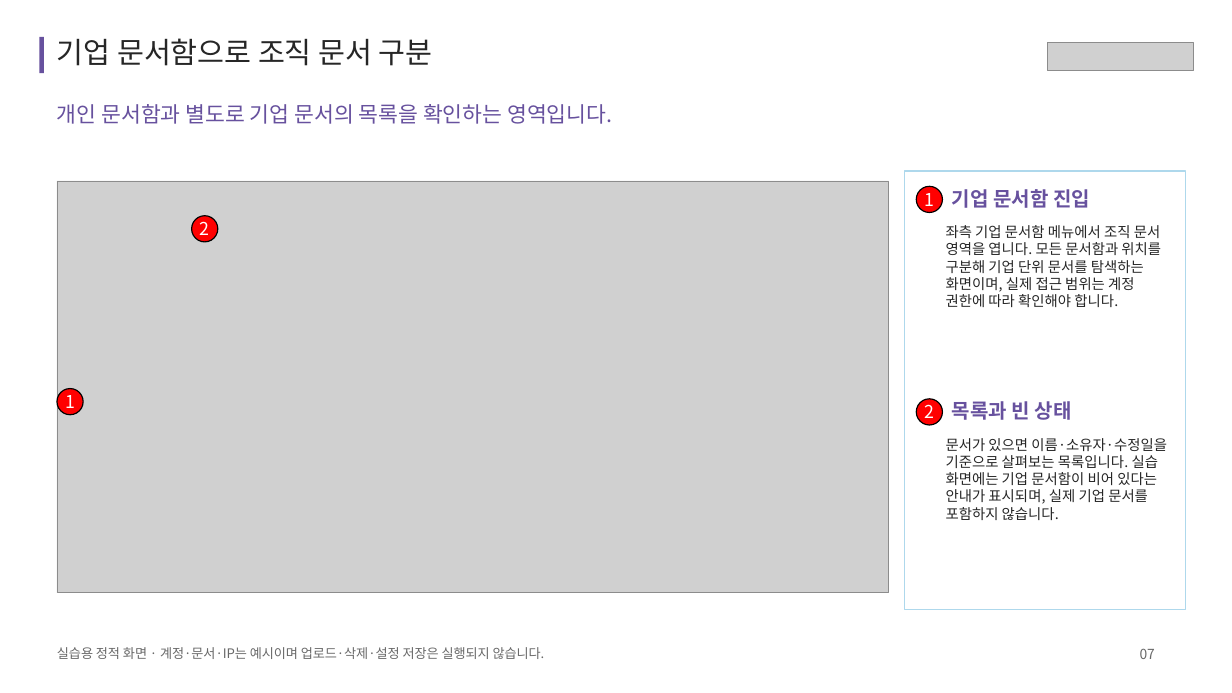
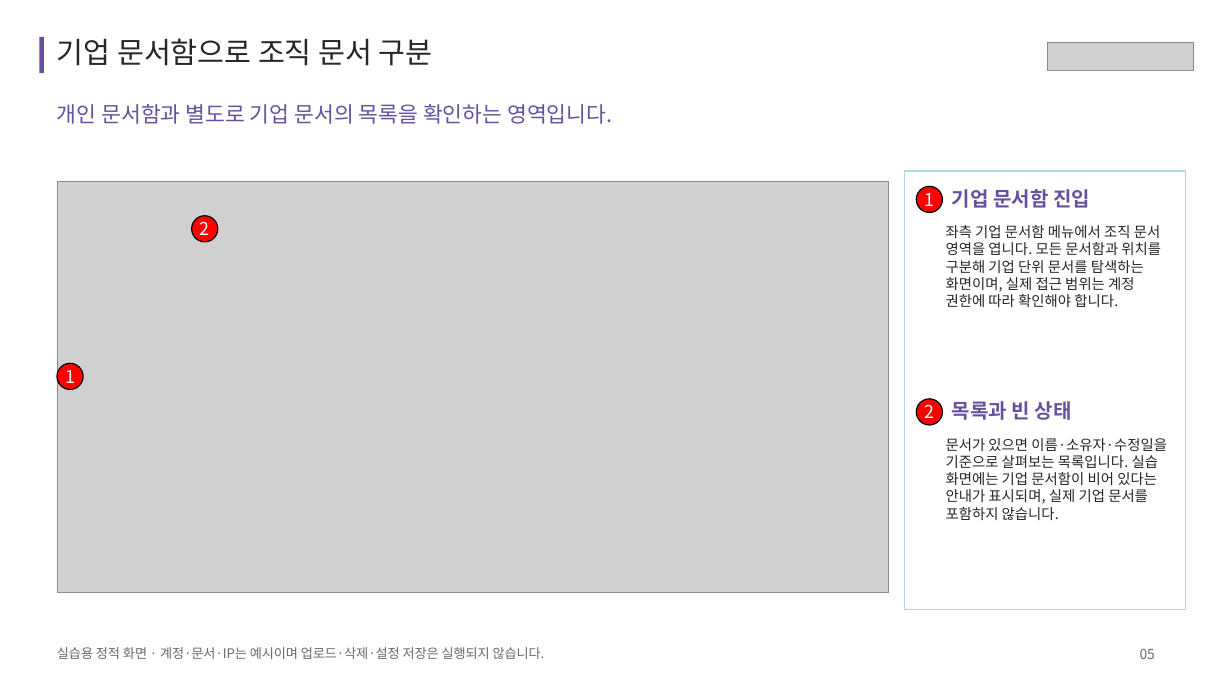
Before and after one commit to acmexii/cloudikehome, a slide deck: slide 5 of docs/cloudike-app-features.pptx (slide 7 before the commit). Drawn at 1232x693 pixels with LibreOffice and Linux fonts; fonts in the diff are those of the drawing; grey boxes stand for pictures. Boxes give left, top, right and bottom in pixels: in the first picture for what was removed or moved away, otherwise in the second. Text is boxed around its words. In the diff, an @@ line names an element or a change of style, - is before the commit and + after.

```diff
--- a/docs/cloudike-app-features.pptx
+++ b/docs/cloudike-app-features.pptx
@@ ellipse "1": place and size @@
-ellipse "1" at (57, 389, 83, 415)
+ellipse "1" at (57, 364, 83, 389)
@@ text at (1140, 649, 1155, 659): text changed @@
-07
+05
```
Also in this commit, not shown: 8 other slides changed, 2 slides removed, 17 other files.
